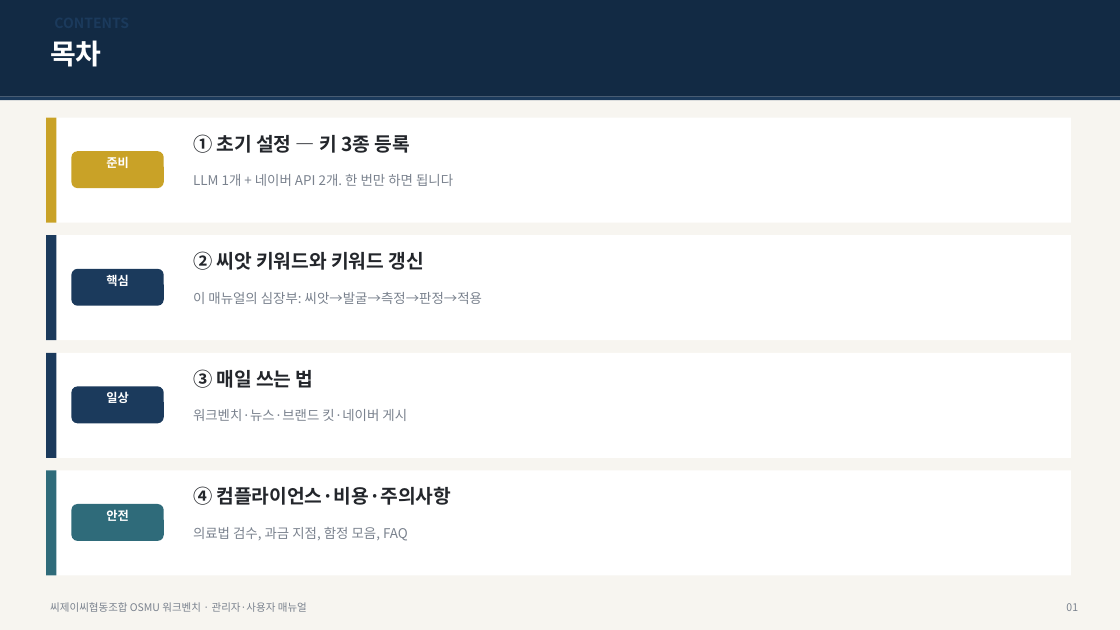
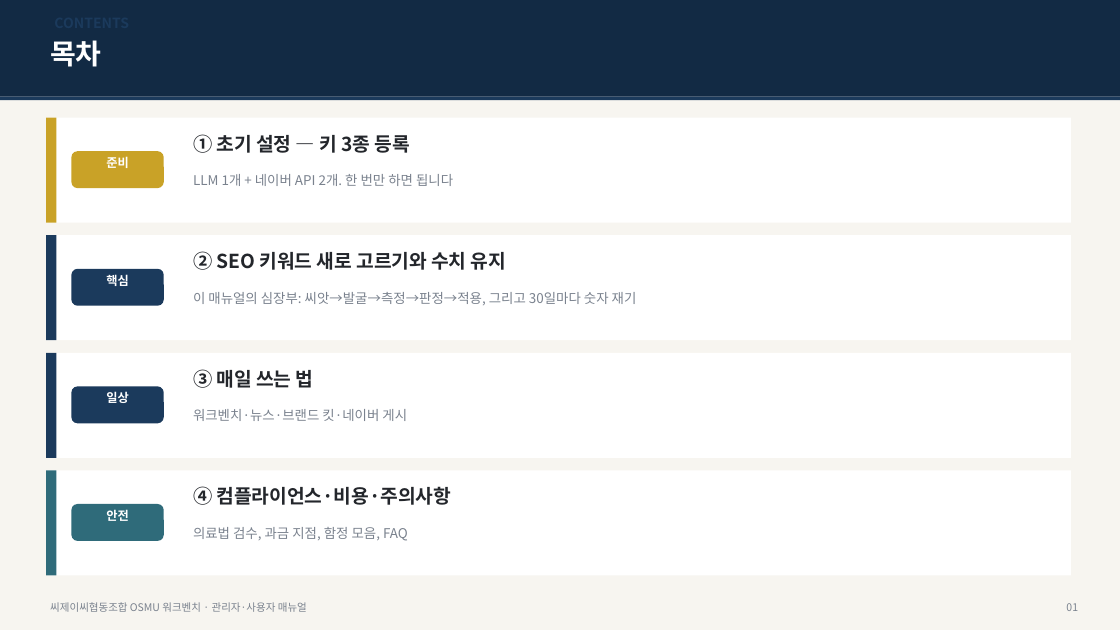
Before and after one commit to JaewooLee-AI/OSMU_cjc, a slide deck: slide 2 of docs/CJC_OSMU_사용자_매뉴얼.pptx. Drawn at 1120x630 pixels with LibreOffice and Linux fonts; fonts in the diff are those of the drawing. Boxes give left, top, right and bottom in pixels: in the first picture for what was removed or moved away, otherwise in the second. Text is boxed around its words. In the diff, an @@ line names an element or a change of style, - is before the commit and + after.

```diff
--- a/docs/CJC_OSMU_사용자_매뉴얼.pptx
+++ b/docs/CJC_OSMU_사용자_매뉴얼.pptx
@@ text at [193, 251, 506, 270]: text changed @@
-② 씨앗 키워드와 키워드 갱신
+② SEO 키워드 새로 고르기와 수치 유지
@@ text at [193, 292, 637, 305]: text changed @@
-이 매뉴얼의 심장부: 씨앗→발굴→측정→판정→적용
+이 매뉴얼의 심장부: 씨앗→발굴→측정→판정→적용, 그리고 30일마다 숫자 재기
```
Also in this commit, not shown: 11 other slides changed, 4 other files.
